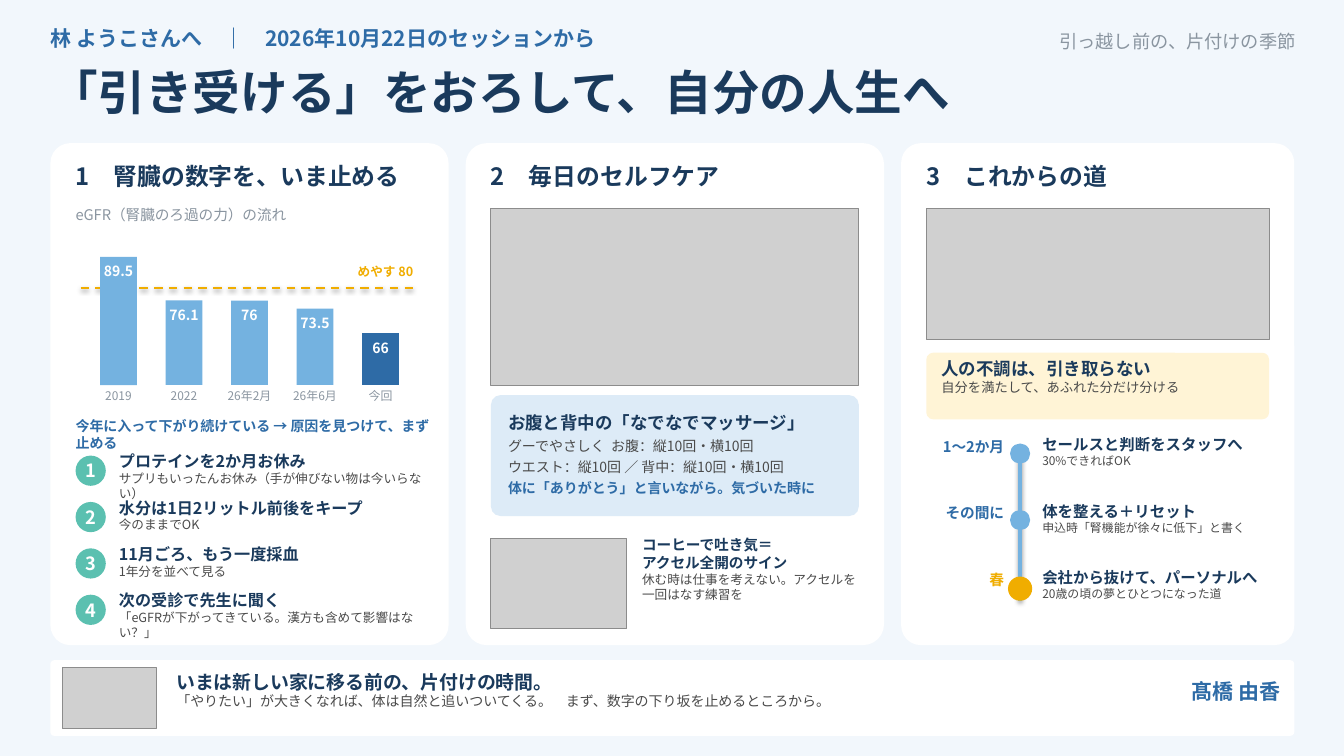
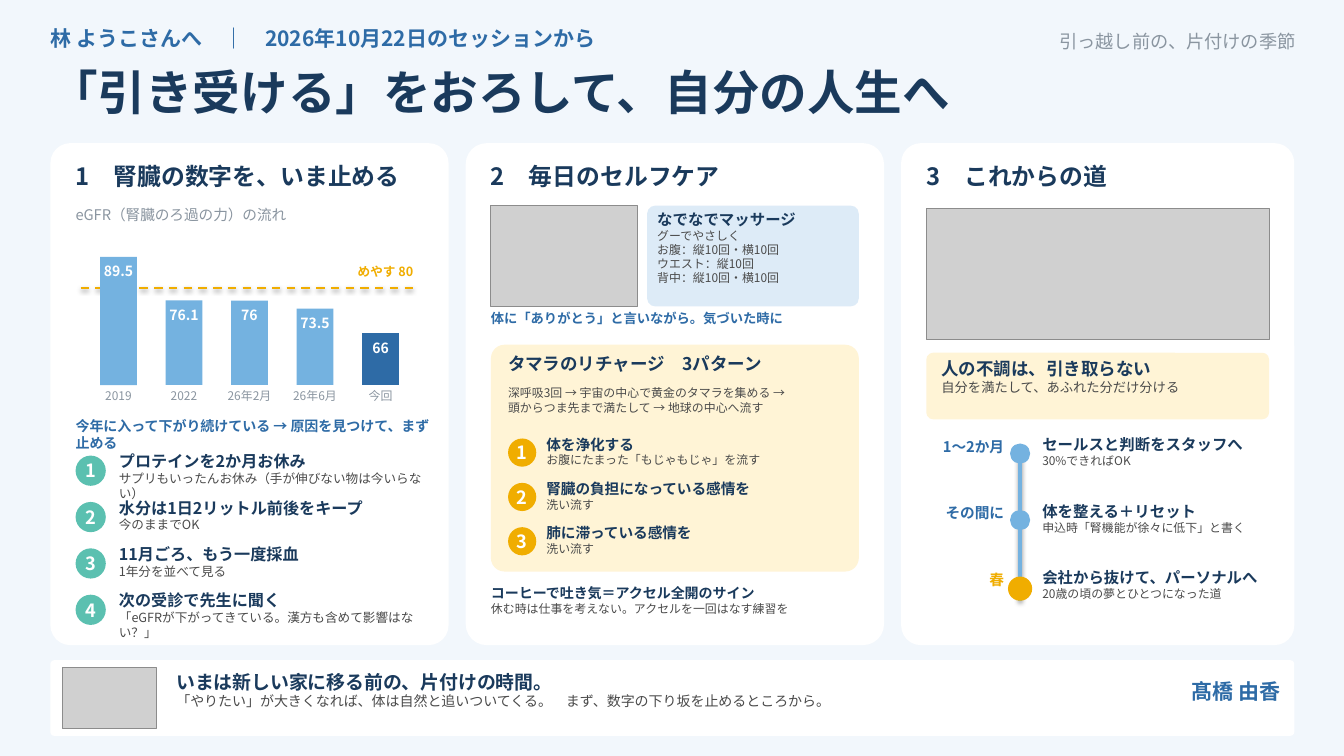
Before and after one commit to y-takahashi-cmd/MyBrain, a slide deck: slide 1 of 20_Projects/海音_心体の調律/個人クライアント/林ようこ/セッションログ/20261022_林さんへ_1枚まとめ.pptx. Drawn at 1344x756 pixels with LibreOffice and Linux fonts; fonts in the diff are those of the drawing; grey boxes stand for pictures. Boxes give left, top, right and bottom in pixels: in the first picture for what was removed or moved away, otherwise in the second. Text is boxed around its words. In the diff, an @@ line names an element or a change of style, - is before the commit and + after.

```diff
--- a/20_Projects/海音_心体の調律/個人クライアント/林ようこ/セッションログ/20261022_林さんへ_1枚まとめ.pptx
+++ b/20_Projects/海音_心体の調律/個人クライアント/林ようこ/セッションログ/20261022_林さんへ_1枚まとめ.pptx
@@ picture: place and size @@
-picture at <box>491,209,859,385</box>
+picture at <box>491,206,637,307</box>
@@ rounded rectangle added at <box>647,206,859,307</box>, fill #DDEBF7 @@
@@ text at <box>657,230,779,283</box>: text changed; size 10 to 8.5 pt @@
-お腹と背中の「なでなでマッサージ」
-グーでやさしく お腹：縦10回・横10回
-ウエスト：縦10回 ／ 背中：縦10回・横10回
-体に「ありがとう」と言いながら。気づいた時に
+なでなでマッサージ
+グーでやさしく
+お腹：縦10回・横10回
+ウエスト：縦10回
+背中：縦10回・横10回
@@ text added at <box>491,311,783,325</box>, 9.5 pt, text #2E6BA6, bold @@
+体に「ありがとう」と言いながら。気づいた時に
@@ rounded rectangle: place and size @@
-rounded rectangle at <box>491,395,859,516</box>
+rounded rectangle at <box>491,345,859,572</box>
@@ rounded rectangle at <box>491,345,859,572</box>: fill #DDEBF7 to #FFF4D6; proportions changed @@
@@ text added at <box>508,355,761,372</box>, 12.5 pt, text #1A3A5C, bold @@
+タマラのリチャージ 3パターン
@@ text added at <box>508,387,771,413</box>, 8.5 pt, text #4A4A4A @@
+深呼吸3回 → 宇宙の中心で黄金のタマラを集める →
+頭からつま先まで満たして → 地球の中心へ流す
@@ ellipse added at <box>508,439,536,467</box>, fill #F0AD00, 13 pt, text #FFFFFF, bold @@
+1
@@ text added at <box>546,437,760,465</box>, 8.5 pt, text #4A4A4A @@
+体を浄化する
+お腹にたまった「もじゃもじゃ」を流す
@@ ellipse added at <box>508,483,536,511</box>, fill #F0AD00, 13 pt, text #FFFFFF, bold @@
+2
@@ text added at <box>546,481,750,510</box>, 10.5 pt, text #1A3A5C, bold @@
+腎臓の負担になっている感情を
+洗い流す
@@ picture removed at <box>491,538,627,629</box> @@
@@ ellipse added at <box>508,527,536,556</box>, fill #F0AD00, 13 pt, text #FFFFFF, bold @@
+3
@@ text added at <box>546,525,691,554</box>, 10.5 pt, text #1A3A5C, bold @@
+肺に滞っている感情を
+洗い流す
@@ text at <box>491,586,755,600</box>: text changed; size 10.5 to 10 pt @@
-コーヒーで吐き気＝
-アクセル全開のサイン
+コーヒーで吐き気＝アクセル全開のサイン
@@ text "コーヒーで吐き気＝アクセル全開のサイン": place and size @@
-text "コーヒーで吐き気＝アクセル全開のサイン" at <box>642,537,856,600</box>
+text "コーヒーで吐き気＝アクセル全開のサイン" at <box>491,586,789,614</box>
@@ text at <box>491,603,789,614</box>: size 9 to 8.5 pt in "休む時は仕事を考えない。アクセルを一回はなす練習を" @@
```
Also in this commit, not shown: 2 other files.
